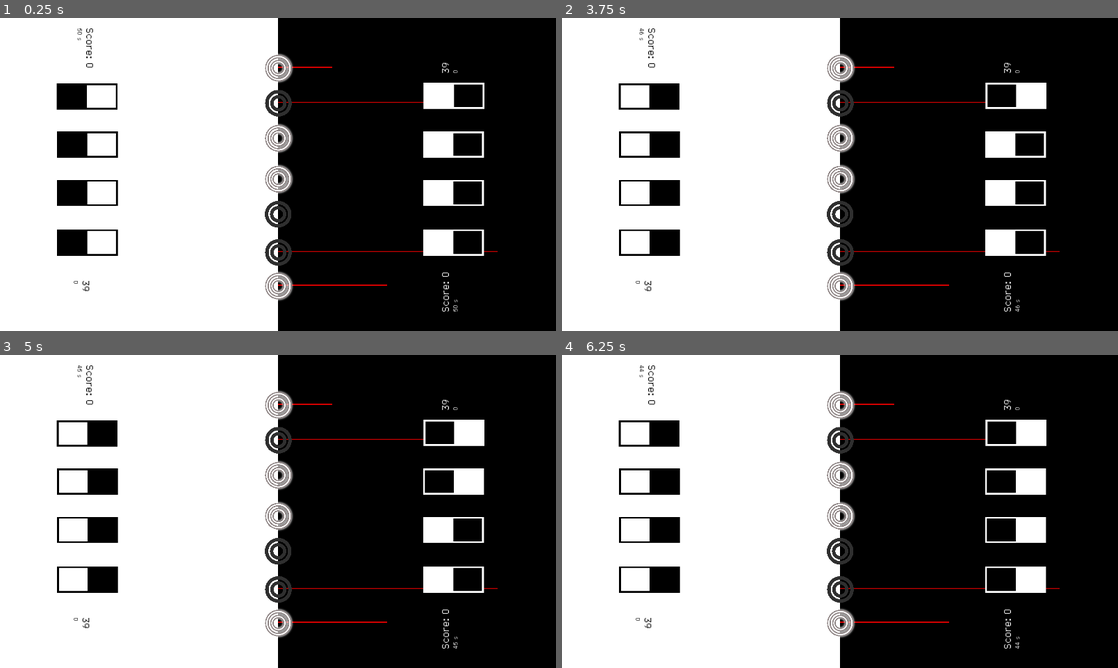
Above: before the commit, frames 1-4 (two rows, left to right).
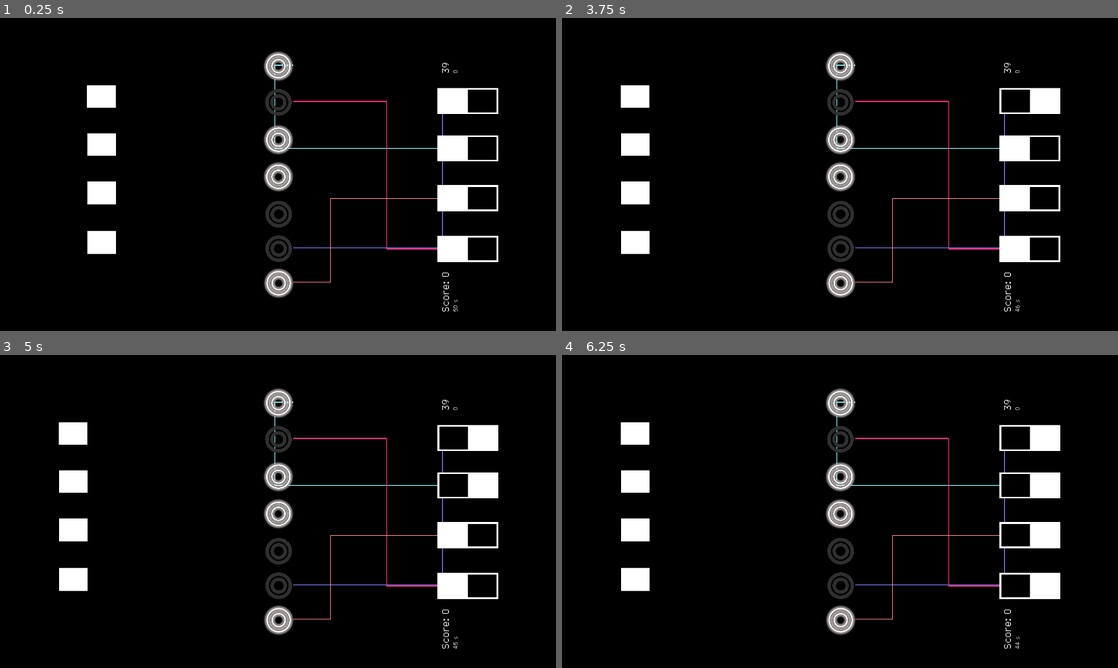
Above: after the commit, the same moments.

Repository: DragonCat4012/Switch
Game: Godot game, scene res://Scenes/Multiplayer/KoopMultiplayerScene.tscn
Same seed, same stepped clock (60 frames per second), same inputs: the game is played once before the commit and once after it. This scene is started directly instead of the project's main scene.
Inputs (mouse positions are in pixels of both pictures, inside the frame that each line leads up to):
- Up to frame 1 (0.25 s): no input
- Up to frame 2 (3.75 s): tap Enter (ui_accept) at 0.5, 0.77, 1.25, 1.52, 2, 3.02, 3.5 s; move the mouse to (650, 96) at 0.52 s; hold Right (ui_right) 0.53-1.28 s; click (650, 96) at 0.67 s; move the mouse to (650, 143) at 1.27 s; hold Down (ui_down) 1.28-2.03 s; click (650, 143) at 1.42 s; move the mouse to (650, 193) at 2.02 s; hold Right (ui_right) 2.03-2.78 s; click (650, 193) at 2.17 s; move the mouse to (650, 243) at 2.77 s; hold Up (ui_up) 2.78-3.53 s; click (650, 243) at 2.92 s; move the mouse to (1017, 96) at 3.52 s; hold Left (ui_left) from 3.53 s (still down); click (1017, 96) at 3.67 s
- Up to frame 3 (5 s): keep holding Left (ui_left); tap Enter (ui_accept) at 3.77, 4.25, 4.52 s; move the mouse to (455, 480) at 4.27 s; click (455, 480) at 4.42 s
- Up to frame 4 (6.25 s): tap Enter (ui_accept) at 5, 6.02 s; move the mouse to (1017, 530) at 5.02 s; release Left (ui_left) at 5.03 s; hold Down (ui_down) 5.03-5.78 s; click (1017, 530) at 5.17 s; move the mouse to (1017, 580) at 5.77 s; hold Right (ui_right) from 5.78 s (still down); click (1017, 580) at 5.92 s

The runs differ from the first frame. In frame 1, 50% of the frame differs, in the area x 0-90%, y 0-100%; in frame 2, 50%; in frame 3, 50%; in frame 4, 50%.

Commit message:
hm#2

Diff:
--- a/Scenes/Multiplayer/KoopMultiplayerScene.gd
+++ b/Scenes/Multiplayer/KoopMultiplayerScene.gd
@@ -175,44 +175,42 @@
 func createWires():
 	var arr = wireHandler.createKoopMapping()
 	setDict(arr)
-	var minDiff = 40
+	var minDiff = 56
 	var minVec = Vector2(minDiff, 0)
-	var minDiffSwitch = 55
-	var minswicthVec = Vector2( minDiffSwitch, 0)
+	var minDiffSwitch = 210/2
+	var minswicthVec = Vector2(minDiffSwitch, 0)
 
 	var switches = [switch1, switch2, switch3, switch4, switch5, switch6, switch7, switch8]
 	var lamps = [lamp1, lamp2, lamp3, lamp4, lamp5, lamp6, lamp7]
 
-	var lightDistances = (lamp1.getCenterPoint().x - switch1.getCenterPoint().x) / 4 - minDiffSwitch + minDiff
-	var darkDistances = (switch5.getCenterPoint().x - lamp1.getCenterPoint().x) / 4
-	var levelDistances = lightDistances#(switch1.getCenterPoint().y - lamp1.getCenterPoint().y) / lamps.size() - minDiffSwitch + minDiff
+	var distanceSum = switch5.global_position.x - lamp1.global_position.x
+	var darkDistances = distanceSum + minDiff - minDiffSwitch
+	var lightDistances = lamp1.global_position.x - switch1.global_position.x - minDiff + minDiffSwitch
+	var levelDistances = 0
 
 	var line_width = 3
 
 	for w in arr:
-		levelDistances = darkDistances
+		levelDistances = darkDistances / 4
 		var isDark = true
 		if w.switch < 5: # light
 			isDark = true
-			levelDistances = lightDistances
+			levelDistances = lightDistances / 4
 			continue
-		print(w)
-		var maxLevelks = levelDistances * 4
-
-		var p3 = switches[w.switch-1].getCenterPoint() - minswicthVec # ig fine
-		var p2 =  p3 - Vector2((4 - w.level) * levelDistances, 0) + minswicthVec
-
-		var p0 = lamps[w.lamp-1].global_position + Vector2(0, 56) # yay
+
+		var p3 = switches[w.switch-1].global_position - 2*minswicthVec + Vector2(0,45) # yes
+		var p2 =  p3 - Vector2((4 - (w.level-1)) * levelDistances, 0) + 2*minswicthVec
+		print("w=", w, " p3: ", p3, ", level:, ", w.level, " -> ", (4 - (w.level -1)) * levelDistances)
+
+		var p0 = lamps[w.lamp-1].global_position + 2*minVec + Vector2(0,minDiff)
 		var p1 = Vector2(p2.x, p0.y)
 
-		# up -down
-		draw_line(p0, p1, Color.RED, line_width)
-		#print(p0, p1)
-		#draw_line(p0, p1, Color.RED, line_width)
-		# left-> right
-		#draw_line(p3, p2, Color.GREEN, line_width)
-	 	# horizontal line
-		#draw_line(p1, p2, w.color, line_width)
+		# lamp to level
+		draw_line(p0, p1, w.color, line_width)
+		# level
+		draw_line(p3, p2, w.color, line_width)
+	 	# switch - level
+		draw_line(p1, p2, w.color, line_width)
 
 func setDict(mapping):
 	var dict = {} # switch: lamp
--- a/Scenes/Multiplayer/KoopMultiplayerScene.tscn
+++ b/Scenes/Multiplayer/KoopMultiplayerScene.tscn
@@ -14,6 +14,7 @@
 script = ExtResource("1_3myuo")
 
 [node name="ColorRect" type="ColorRect" parent="."]
+visible = false
 offset_right = 960.0
 offset_bottom = 1080.0
 
@@ -75,10 +76,10 @@
 anchor_top = 0.5
 anchor_right = 0.5
 anchor_bottom = 0.5
-offset_left = 1673.0
-offset_top = 223.0
-offset_right = 1763.0
-offset_bottom = 433.0
+offset_left = 1721.0
+offset_top = 241.001
+offset_right = 1811.0
+offset_bottom = 451.001
 grow_horizontal = 2
 grow_vertical = 2
 rotation = 1.5708
@@ -89,10 +90,17 @@
 metadata/ID = 5
 
 [node name="Switch_6" type="TextureRect" parent="."]
-offset_left = 1671.0
-offset_top = 392.0
-offset_right = 1761.0
-offset_bottom = 602.0
+anchors_preset = 8
+anchor_left = 0.5
+anchor_top = 0.5
+anchor_right = 0.5
+anchor_bottom = 0.5
+offset_left = 1721.0
+offset_top = 405.0
+offset_right = 1811.0
+offset_bottom = 615.0
+grow_horizontal = 2
+grow_vertical = 2
 rotation = 1.5708
 texture = ExtResource("6_ksan3")
 expand_mode = 4
@@ -102,10 +110,17 @@
 metadata/ID = 6
 
 [node name="Switch_7" type="TextureRect" parent="."]
-offset_left = 1671.0
-offset_top = 559.0
-offset_right = 1761.0
-offset_bottom = 769.0
+anchors_preset = 8
+anchor_left = 0.5
+anchor_top = 0.5
+anchor_right = 0.5
+anchor_bottom = 0.5
+offset_left = 1721.0
+offset_top = 577.0
+offset_right = 1811.0
+offset_bottom = 787.0
+grow_horizontal = 2
+grow_vertical = 2
 rotation = 1.5708
 texture = ExtResource("6_ksan3")
 expand_mode = 4
@@ -115,10 +130,17 @@
 metadata/ID = 7
 
 [node name="Switch_8" type="TextureRect" parent="."]
-offset_left = 1671.0
-offset_top = 730.0
-offset_right = 1761.0
-offset_bottom = 940.0
+anchors_preset = 8
+anchor_left = 0.5
+anchor_top = 0.5
+anchor_right = 0.5
+anchor_bottom = 0.5
+offset_left = 1721.0
+offset_top = 752.001
+offset_right = 1811.0
+offset_bottom = 962.001
+grow_horizontal = 2
+grow_vertical = 2
 rotation = 1.5708
 texture = ExtResource("6_ksan3")
 expand_mode = 4
@@ -129,10 +151,17 @@
 
 [node name="Lamp_1" type="TextureRect" parent="."]
 custom_minimum_size = Vector2(100, 100)
-offset_left = 900.0
-offset_top = 114.0
+anchors_preset = 8
+anchor_left = 0.5
+anchor_top = 0.5
+anchor_right = 0.5
+anchor_bottom = 0.5
+offset_left = 900.0
+offset_top = 107.0
 offset_right = 1018.0
-offset_bottom = 232.0
+offset_bottom = 225.0
+grow_horizontal = 2
+grow_vertical = 2
 size_flags_vertical = 3
 texture = ExtResource("6_nnwuf")
 expand_mode = 2
@@ -141,10 +170,17 @@
 
 [node name="Lamp_2" type="TextureRect" parent="."]
 custom_minimum_size = Vector2(100, 100)
-offset_left = 900.0
-offset_top = 235.0
+anchors_preset = 8
+anchor_left = 0.5
+anchor_top = 0.5
+anchor_right = 0.5
+anchor_bottom = 0.5
+offset_left = 900.0
+offset_top = 232.0
 offset_right = 1041.0
-offset_bottom = 353.0
+offset_bottom = 350.0
+grow_horizontal = 2
+grow_vertical = 2
 size_flags_vertical = 3
 texture = ExtResource("6_nnwuf")
 expand_mode = 2
@@ -153,10 +189,17 @@
 
 [node name="Lamp_3" type="TextureRect" parent="."]
 custom_minimum_size = Vector2(100, 100)
-offset_left = 900.0
-offset_top = 356.0
+anchors_preset = 8
+anchor_left = 0.5
+anchor_top = 0.5
+anchor_right = 0.5
+anchor_bottom = 0.5
+offset_left = 900.0
+offset_top = 361.0
 offset_right = 1075.0
-offset_bottom = 474.0
+offset_bottom = 479.0
+grow_horizontal = 2
+grow_vertical = 2
 size_flags_vertical = 3
 texture = ExtResource("6_nnwuf")
 expand_mode = 2
@@ -165,10 +208,17 @@
 
 [node name="Lamp_4" type="TextureRect" parent="."]
 custom_minimum_size = Vector2(100, 100)
-offset_left = 900.0
-offset_top = 497.0
+anchors_preset = 8
+anchor_left = 0.5
+anchor_top = 0.5
+anchor_right = 0.5
+anchor_bottom = 0.5
+offset_left = 900.0
+offset_top = 489.0
 offset_right = 1018.0
-offset_bottom = 615.0
+offset_bottom = 607.0
+grow_horizontal = 2
+grow_vertical = 2
 size_flags_vertical = 3
 texture = ExtResource("6_nnwuf")
 expand_mode = 2
@@ -177,10 +227,17 @@
 
 [node name="Lamp_5" type="TextureRect" parent="."]
 custom_minimum_size = Vector2(100, 100)
-offset_left = 899.0
+anchors_preset = 8
+anchor_left = 0.5
+anchor_top = 0.5
+anchor_right = 0.5
+anchor_bottom = 0.5
+offset_left = 901.0
 offset_top = 618.0
-offset_right = 1017.0
+offset_right = 1019.0
 offset_bottom = 736.0
+grow_horizontal = 2
+grow_vertical = 2
 size_flags_vertical = 3
 texture = ExtResource("6_nnwuf")
 expand_mode = 2
@@ -189,10 +246,17 @@
 
 [node name="Lamp_6" type="TextureRect" parent="."]
 custom_minimum_size = Vector2(100, 100)
-offset_left = 900.0
-offset_top = 750.0
-offset_right = 1018.0
-offset_bottom = 868.0
+anchors_preset = 8
+anchor_left = 0.5
+anchor_top = 0.5
+anchor_right = 0.5
+anchor_bottom = 0.5
+offset_left = 901.0
+offset_top = 737.0
+offset_right = 1019.0
+offset_bottom = 855.0
+grow_horizontal = 2
+grow_vertical = 2
 size_flags_vertical = 3
 texture = ExtResource("6_nnwuf")
 expand_mode = 2
@@ -201,10 +265,17 @@
 
 [node name="Lamp_7" type="TextureRect" parent="."]
 custom_minimum_size = Vector2(100, 100)
-offset_left = 900.0
-offset_top = 866.0
-offset_right = 1018.0
-offset_bottom = 984.0
+anchors_preset = 8
+anchor_left = 0.5
+anchor_top = 0.5
+anchor_right = 0.5
+anchor_bottom = 0.5
+offset_left = 901.0
+offset_top = 856.0
+offset_right = 1019.0
+offset_bottom = 974.0
+grow_horizontal = 2
+grow_vertical = 2
 size_flags_vertical = 3
 texture = ExtResource("6_nnwuf")
 expand_mode = 2
--- a/Util/Wire.gd
+++ b/Util/Wire.gd
@@ -50,6 +50,7 @@
 				dataArr.append(wire2)
 
 		return dataArr
+		#return [Wire.new(1,5,3, Color.AQUA)]
 
 	func createMapping():
 		# Init everything
